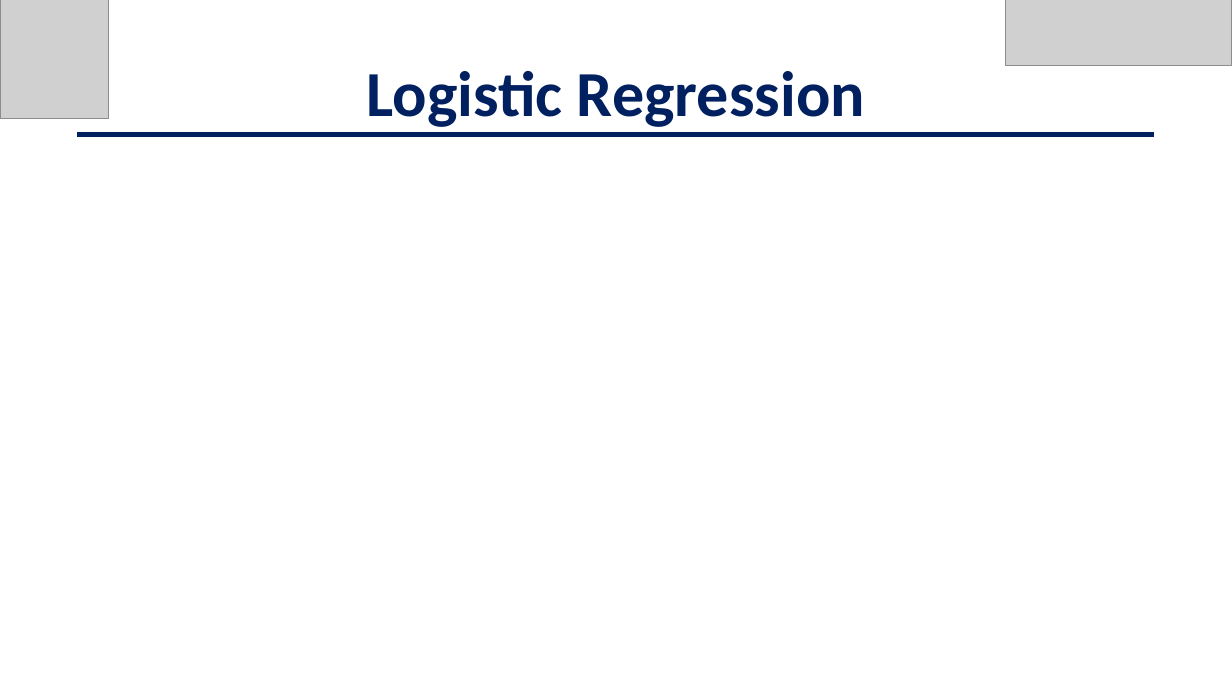
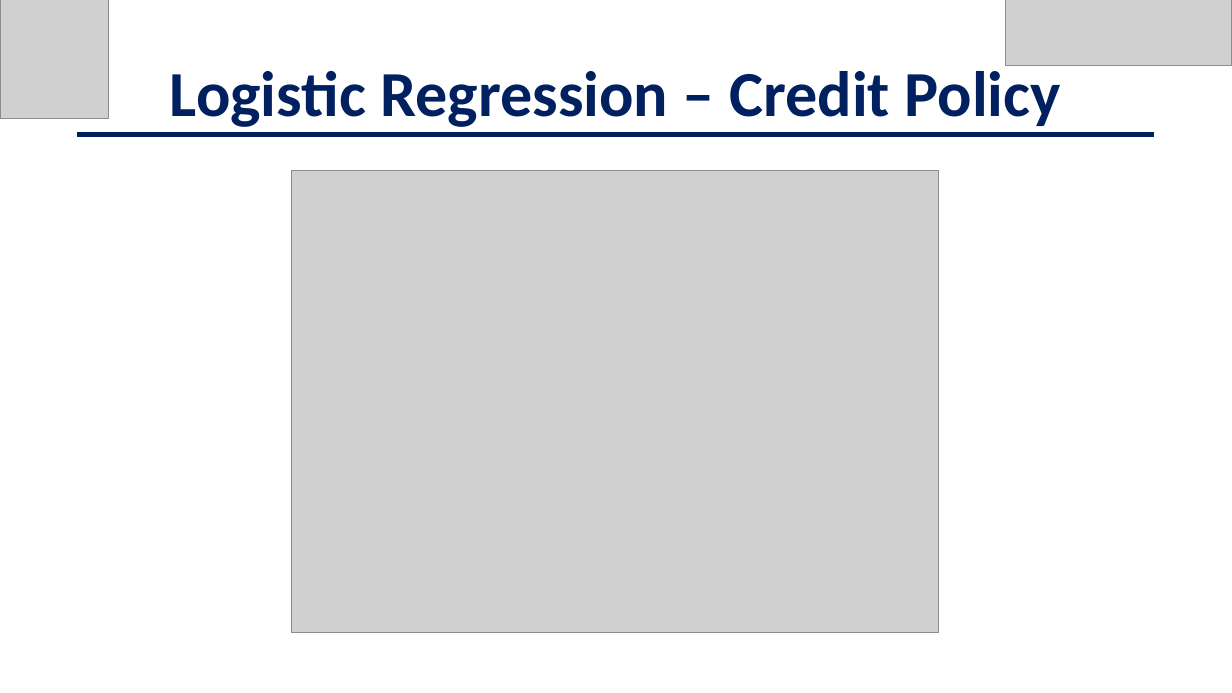
Before and after one commit to jschild01/JMB_DATS_6101, a slide deck: slide 16 of Project2/EDA_LendingClub_Slides - Project 2.pptx (slide 15 before the commit). Drawn at 1232x693 pixels with LibreOffice and Linux fonts; fonts in the diff are those of the drawing; grey boxes stand for pictures. Boxes give left, top, right and bottom in pixels: in the first picture for what was removed or moved away, otherwise in the second. Text is boxed around its words. In the diff, an @@ line names an element or a change of style, - is before the commit and + after.

```diff
--- a/Project2/EDA_LendingClub_Slides - Project 2.pptx
+++ b/Project2/EDA_LendingClub_Slides - Project 2.pptx
@@ text at bbox=[170, 62, 1060, 127]: text changed @@
-Logistic Regression
+Logistic Regression – Credit Policy
@@ picture added at bbox=[292, 171, 939, 633] @@
```
Also in this commit, not shown: 8 other slides changed, 8 slides added.
